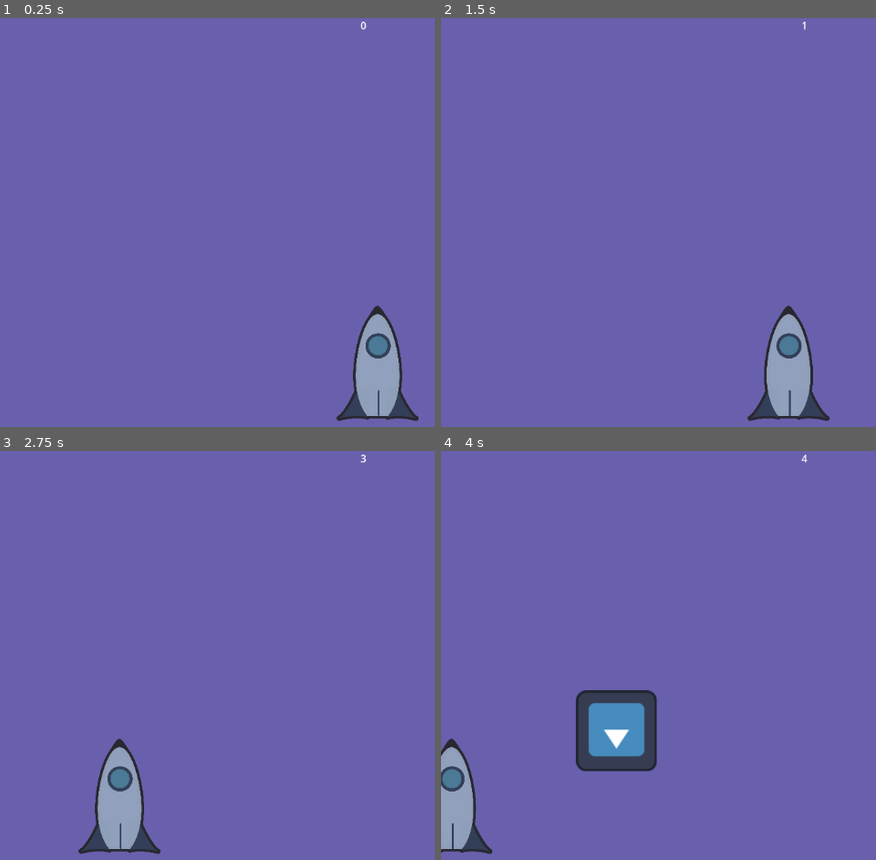
Above: before the commit, frames 1-4 (two rows, left to right).
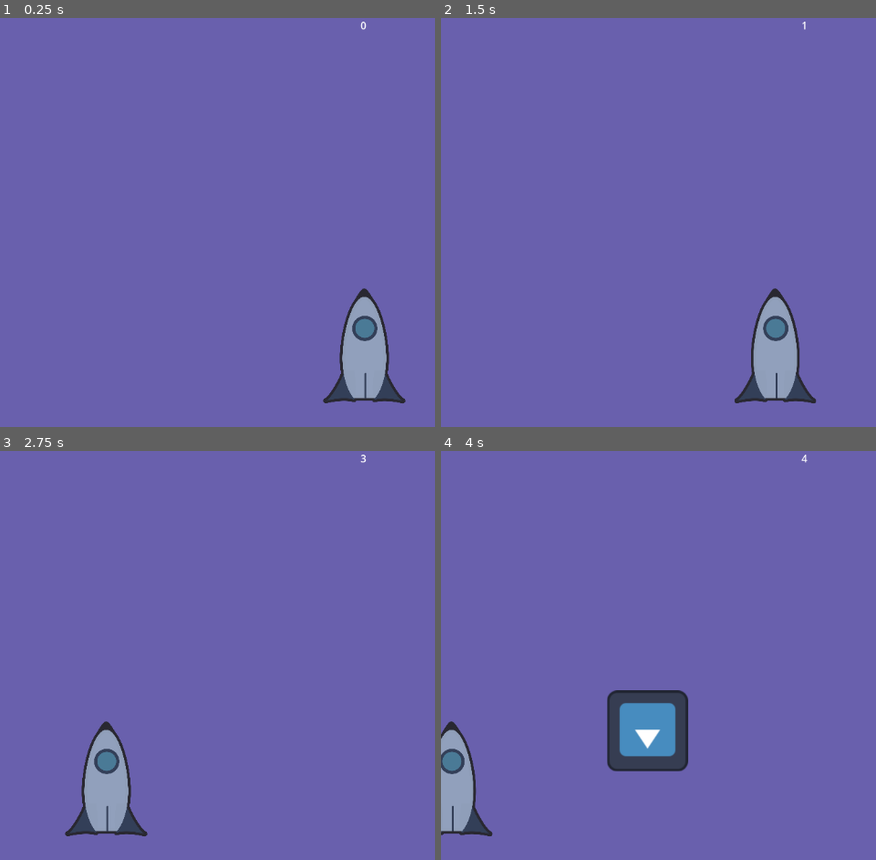
Above: after the commit, the same moments.

Repository: Ranger-NF/BlastOff
Game: Godot game, scene res://main.tscn
Same seed, same stepped clock (60 frames per second), same inputs: the game is played once before the commit and once after it. The engine's default icon, where the game draws it, is replaced by a stand-in: a white triangle on a blue panel in a dark square.
Inputs (mouse positions are in pixels of both pictures, inside the frame that each line leads up to):
- Up to frame 1 (0.25 s): no input
- Up to frame 2 (1.5 s): tap Enter at 0.5 s; move the mouse to (outside the picture) at 0.52 s; click (outside the picture) at 0.67 s; tap Space at 1.25 s; drag from (658, 242) to (828, 361) at 1.27 s
- Up to frame 3 (2.75 s): move the mouse to (outside the picture) at 2.02 s; click (outside the picture) at 2.17 s
- Up to frame 4 (4 s): tap Enter at 2.75 s; drag from (767, 737) to (588, 594) at 2.77 s; move the mouse to (outside the picture) at 3.52 s; click (outside the picture) at 3.67 s

The runs differ from the first frame. In frame 1, 3.2% of the frame differs, in the area x 74-97%, y 66-99%; in frame 2, 3.2%; in frame 3, 3.2%; in frame 4, 5.5%, in the area x 0-57%, y 58-99%.

Commit message:
Tweaked obstacle spawning and movement screen_size ☄

Diff:
--- a/asteroids.tscn
+++ b/asteroids.tscn
@@ -20,6 +20,8 @@
 func _ready() -> void:
     can_move = true
     horizontal_speed = randf_range(0, 10) # Randomize
+    if randi() % 2:
+        moving_to_right = false
 
 func free_fall(delta) -> void:
     move_vec.y += (acceleration * delta)
--- a/main.tscn
+++ b/main.tscn
@@ -9,13 +9,21 @@
 script/source = "extends Node2D
 
 @export var asteroid_node: PackedScene
+
+@onready var rocket: Area2D = $Rocket
 var is_game_running: bool = false
 
 func _ready() -> void:
     GameManager.game_started.connect(restart_game)
     GameManager.game_over.connect(_on_game_over)
 
+    var screen_size = get_viewport_rect().size
+
+    rocket.position.x = screen_size.x / 2
+    rocket.position.y = 0.8 * screen_size.y
+
     GameManager.emit_signal(\"game_started\")
+
 
 func _physics_process(delta: float) -> void:
     if is_game_running:
@@ -23,7 +31,7 @@
 
 func spawn_asteroids():
     var screen_size = get_viewport_rect().size.x
-    var spawn_location = Vector2(randf_range(0, screen_size), 0)
+    var spawn_location = Vector2(randf_range(0.05 * screen_size, 0.95 * screen_size), 0)
 
     var new_asteroid = asteroid_node.instantiate()
     new_asteroid.position = spawn_location
@@ -51,7 +59,7 @@
 asteroid_node = ExtResource("2_xclxf")
 
 [node name="Rocket" parent="." instance=ExtResource("1_nmvdq")]
-position = Vector2(597, 546)
+position = Vector2(216, 529)
 
 [node name="AsteroidTimer" type="Timer" parent="."]
 wait_time = 3.0
